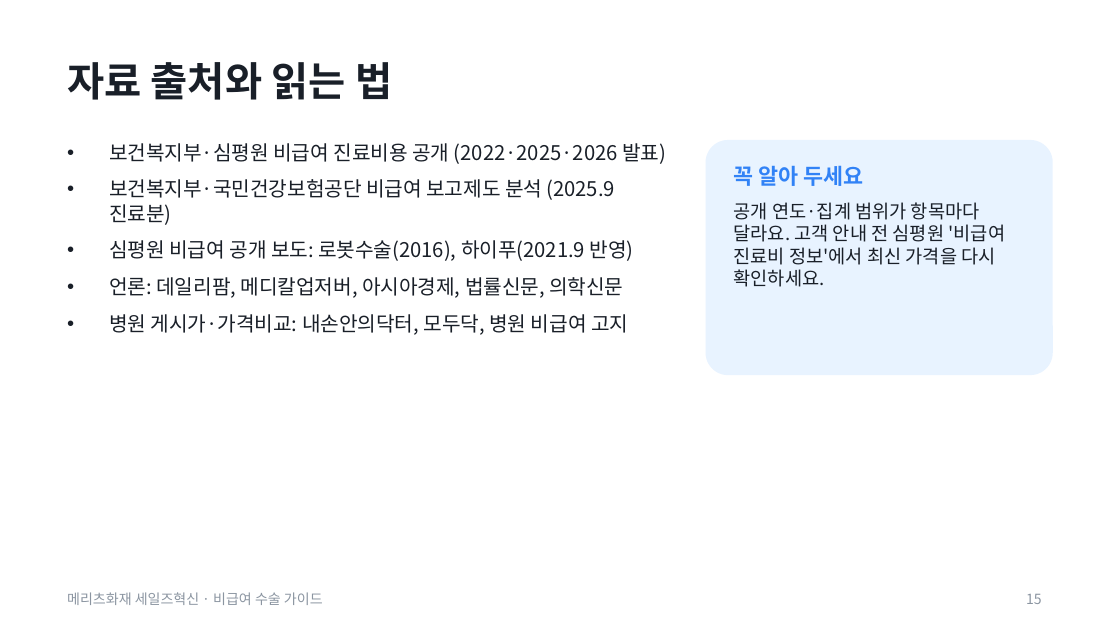
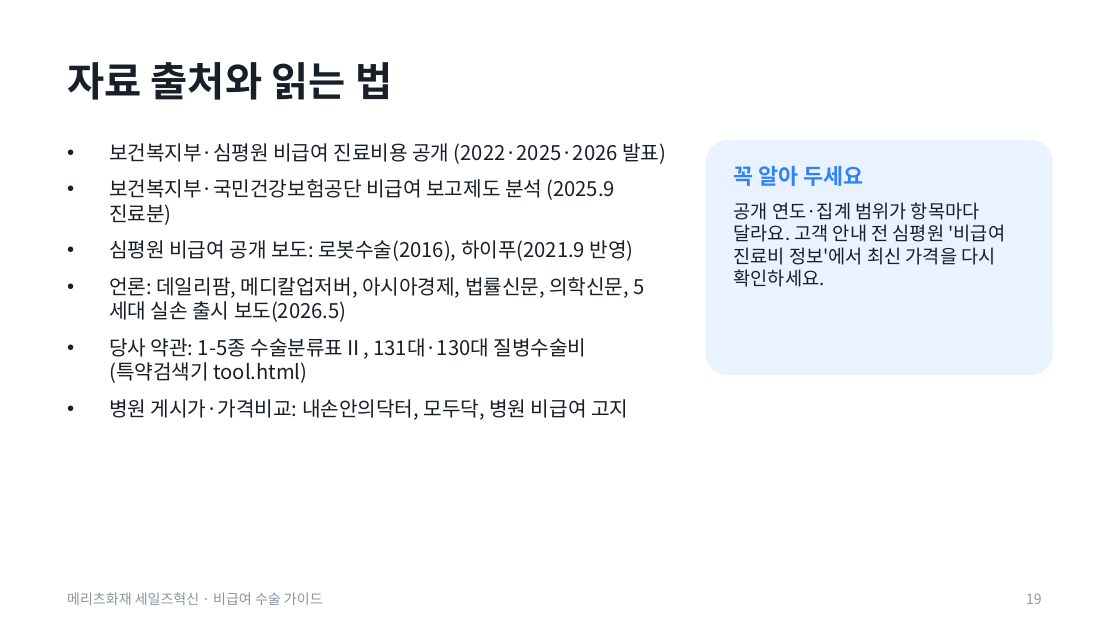
Before and after one commit to hunx11-sys/MeAI, a slide deck: slide 19 of dist/noncovered-surgery-guide.pptx (slide 15 before the commit). Drawn at 1120x630 pixels with LibreOffice and Linux fonts; fonts in the diff are those of the drawing. Boxes give left, top, right and bottom in pixels: in the first picture for what was removed or moved away, otherwise in the second. Text is boxed around its words. In the diff, an @@ line names an element or a change of style, - is before the commit and + after.

```diff
--- a/dist/noncovered-surgery-guide.pptx
+++ b/dist/noncovered-surgery-guide.pptx
@@ text at bbox=[109, 277, 629, 383]: text changed @@
-• 언론: 데일리팜, 메디칼업저버, 아시아경제, 법률신문, 의학신문
+• 언론: 데일리팜, 메디칼업저버, 아시아경제, 법률신문, 의학신문, 5세대 실손 출시 보도(2026.5)
+• 당사 약관: 1-5종 수술분류표Ⅱ, 131대·130대 질병수술비 (특약검색기 tool.html)
@@ page number at bbox=[1026, 593, 1042, 604]: text changed @@
-15
+19
```
Also in this commit, not shown: 5 slides added, 1 slide removed, 2 other files.
